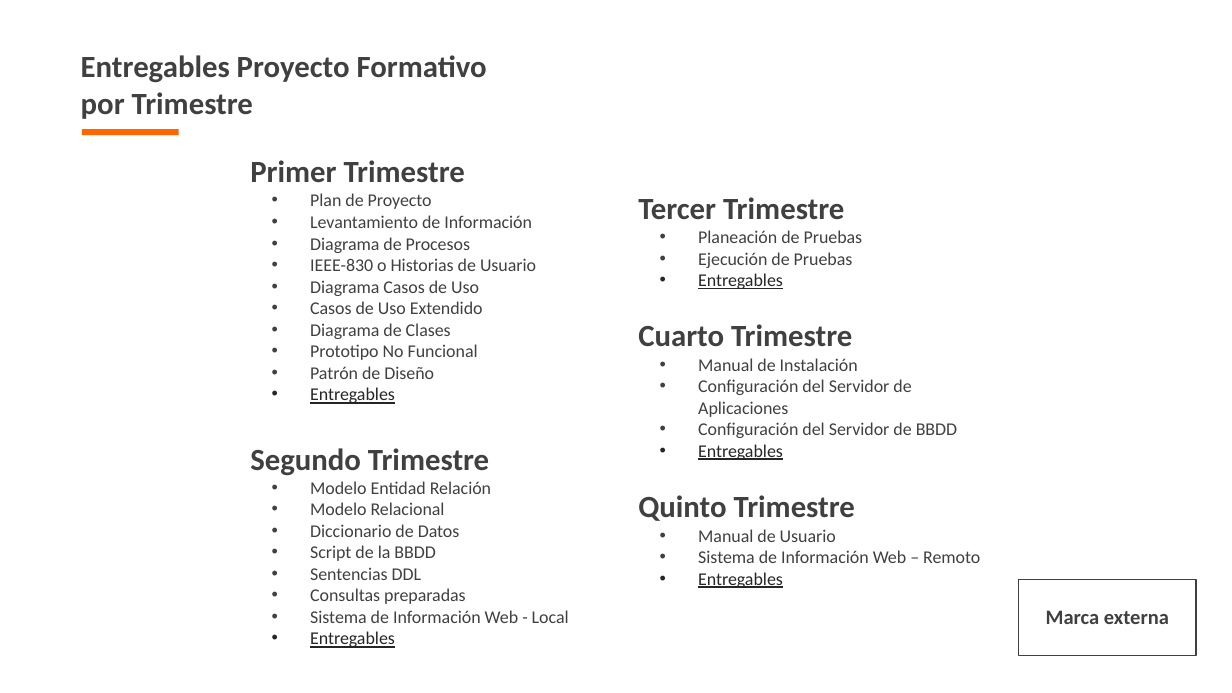
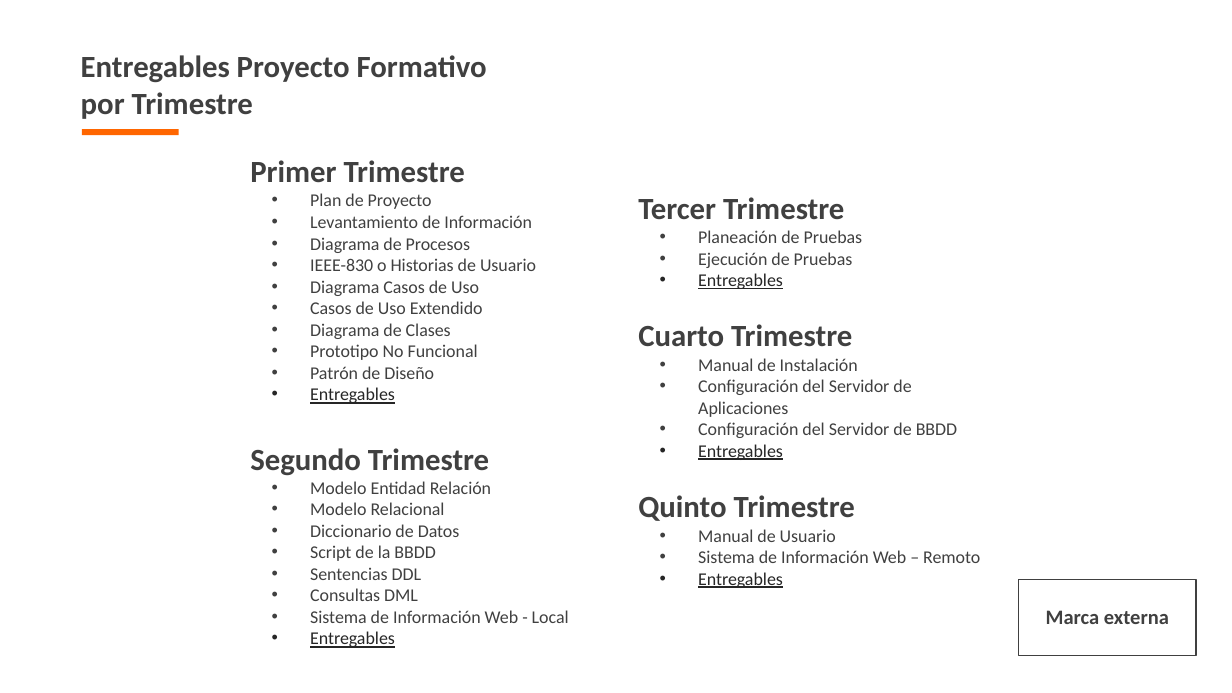
Before and after one commit to ProfeAlbeiro/siwebinvent-modusers-mysql-php-limpio, a slide deck: slide 12 of docs/trim1/1_gestion_proyecto/2_presentacion_proyecto.pptx. Drawn at 1232x693 pixels with LibreOffice and Linux fonts; fonts in the diff are those of the drawing; background and template pictures are left out. Boxes give left, top, right and bottom in pixels: in the first picture for what was removed or moved away, otherwise in the second. Text is boxed around its words. In the diff, an @@ line names an element or a change of style, - is before the commit and + after.

```diff
--- a/docs/trim1/1_gestion_proyecto/2_presentacion_proyecto.pptx
+++ b/docs/trim1/1_gestion_proyecto/2_presentacion_proyecto.pptx
@@ text at bbox=[310, 588, 418, 601]: text changed @@
-• Consultas preparadas
+• Consultas DML
```
Also in this commit, not shown: 1 other file.
